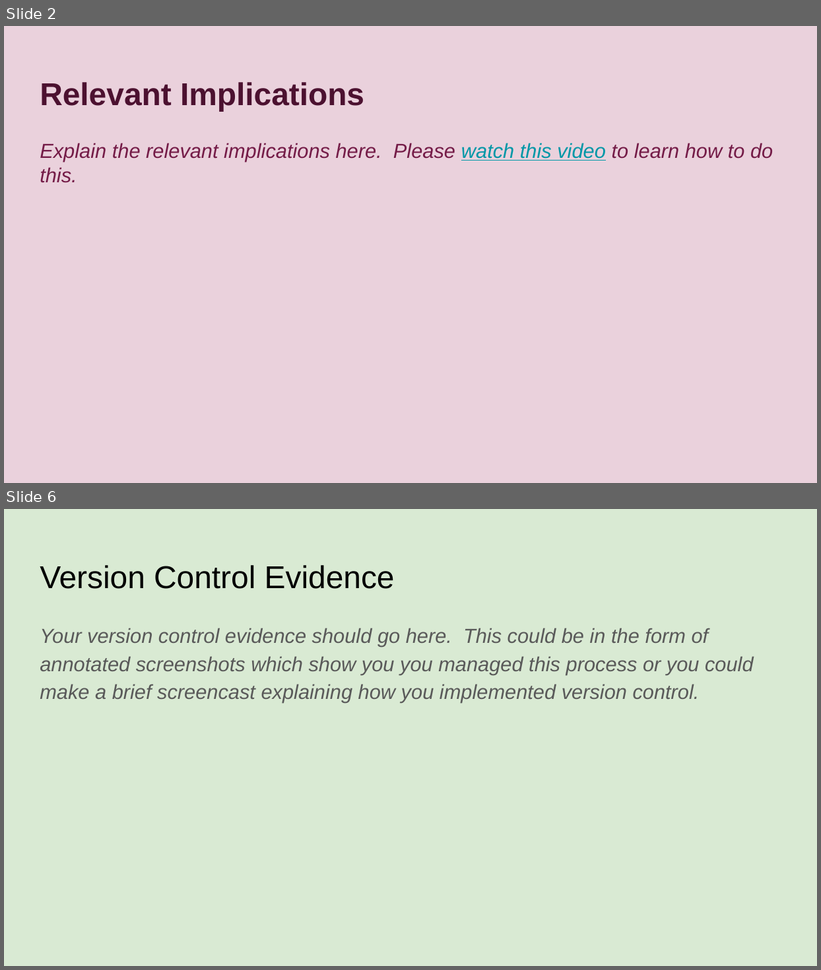
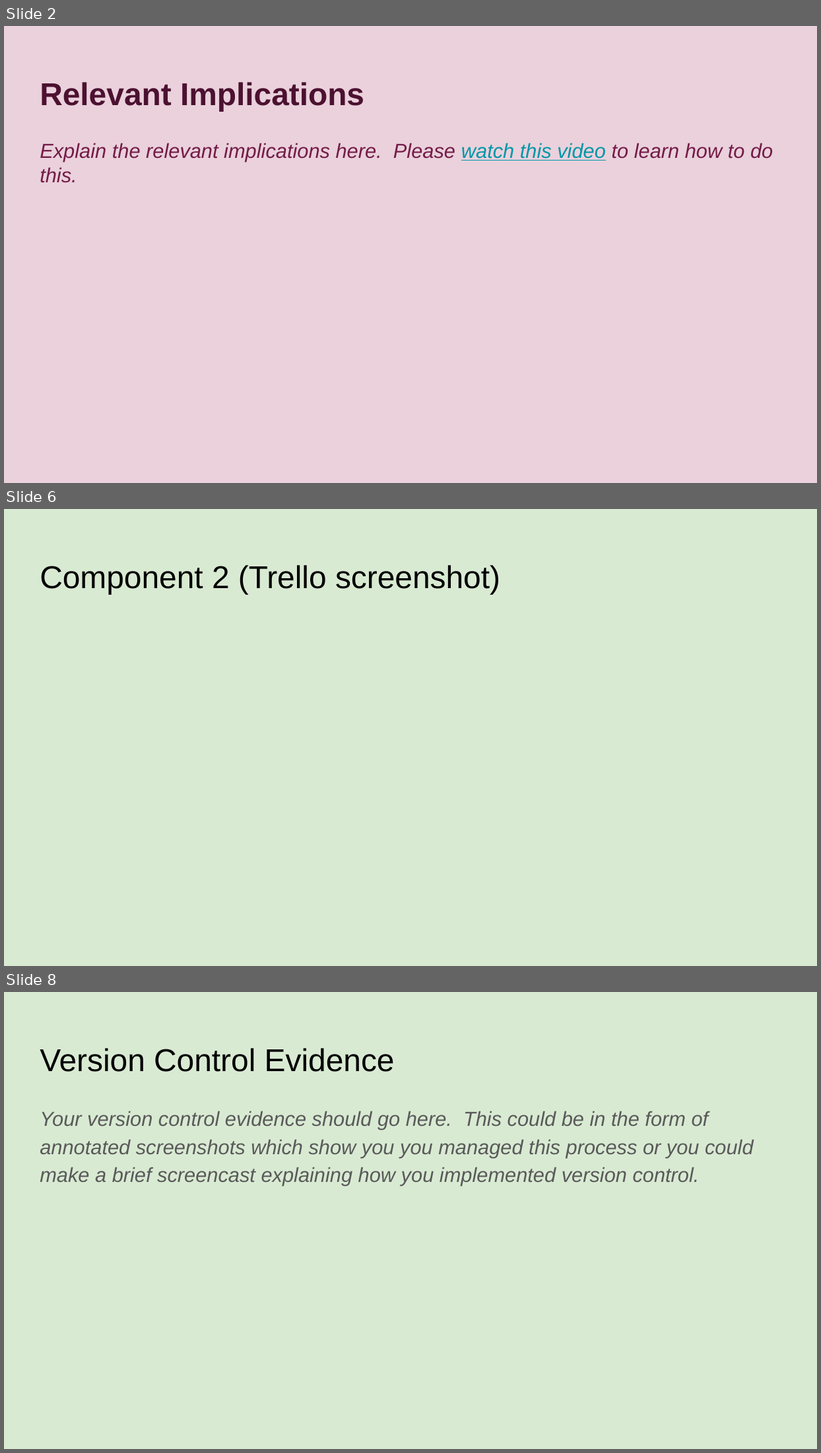
Before and after one commit to George7387/pizza_bot, a slide deck: 022_91893+_+91897+Documentation.pptx. Shown one above the other, each under a label of ours: slides 2 and 6 before the commit, slides 2, 6 and 8 after it; the slides between them are not shown. The pictures are 821x970 and 821x1453 pixels, drawn with LibreOffice and Linux fonts; fonts in the diff are those of the drawing. Boxes give left, top, right and bottom in pixels: in the first picture for what was removed or moved away, otherwise in the second. Text is boxed around its words. In the diff, an @@ line names an element or a change of style, - is before the commit and + after.

```diff
--- a/022_91893+_+91897+Documentation.pptx
+++ b/022_91893+_+91897+Documentation.pptx
@@ slide 6 added at [4, 509, 817, 966], background #D9EAD3 @@
@@ title added at [40, 565, 500, 594], 28 pt, text #000000 @@
+Component 2 (Trello screenshot)
@@ what was slide 6 is now slide 8 @@
```
Also in this commit, not shown: 3 slides changed, 2 other slides added, 1 slide removed, 2 other files.
